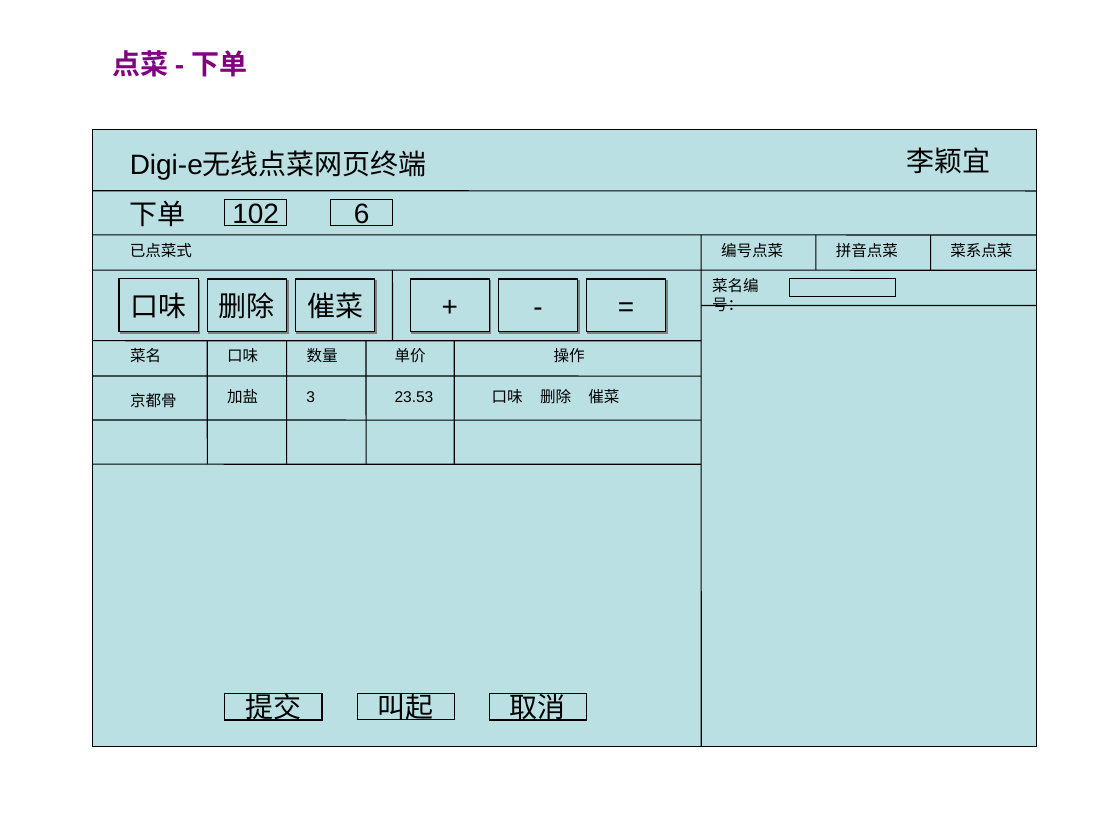
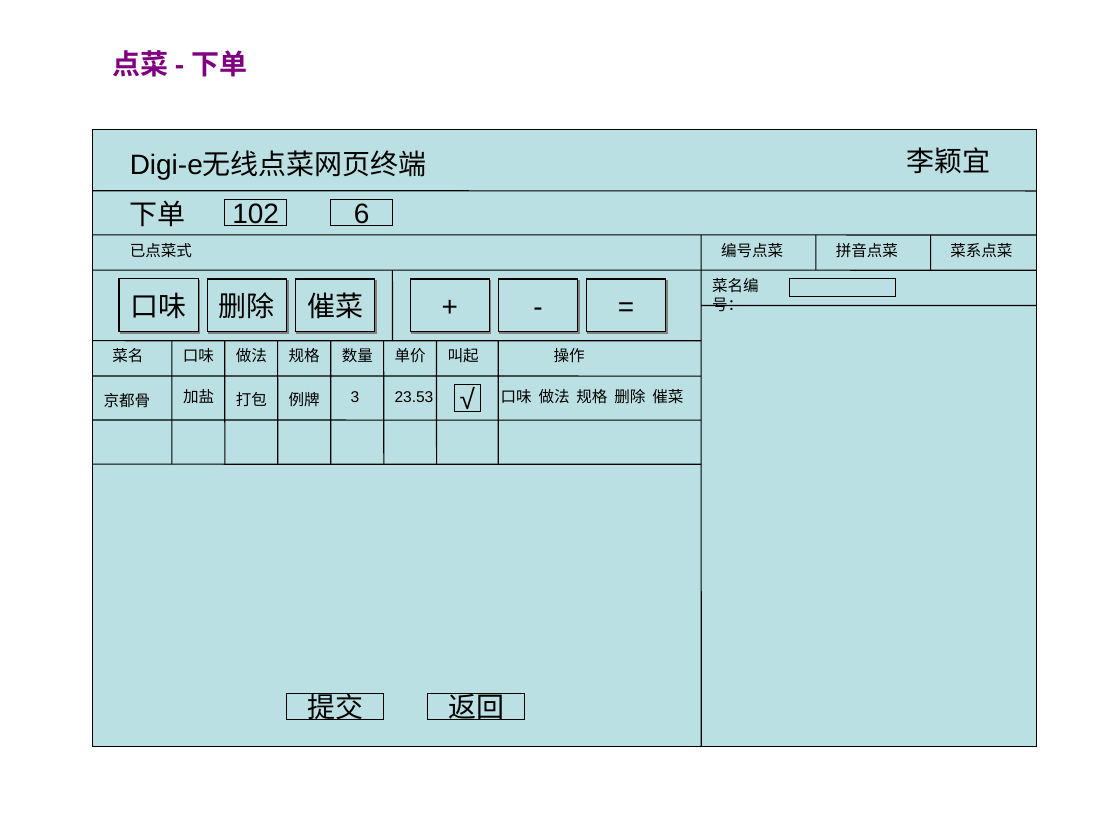
Before and after one commit to runt18/wireless-order-solution, a slide deck: slide 4 of doc/Digi-e网页终端需求.ppt. Drawn at 1120x840 pixels with LibreOffice and Linux fonts; fonts in the diff are those of the drawing. Boxes give left, top, right and bottom in pixels: in the first picture for what was removed or moved away, otherwise in the second. Text is boxed around its words. In the diff, an @@ line names an element or a change of style, - is before the commit and + after.

```diff
--- a/doc/Digi-e网页终端需求.ppt
+++ b/doc/Digi-e网页终端需求.ppt
@@ text "菜名": place and size @@
-text "菜名" at bbox=[130, 348, 161, 363]
+text "菜名" at bbox=[112, 348, 143, 363]
@@ text "口味": place and size @@
-text "口味" at bbox=[227, 348, 258, 363]
+text "口味" at bbox=[183, 348, 214, 363]
@@ line moved from (207, 340) - (207, 464) to (171, 340) - (171, 464) @@
@@ line added from (225, 340) to (225, 464), #000000 0.74 pt @@
@@ text added at bbox=[236, 348, 267, 363], 10 pt, text #000000 @@
+做法
@@ line added from (278, 340) to (278, 464), #000000 0.74 pt @@
@@ text added at bbox=[289, 348, 320, 363], 10 pt, text #000000 @@
+规格
@@ text "数量": place and size @@
-text "数量" at bbox=[307, 348, 338, 362]
+text "数量" at bbox=[342, 348, 373, 362]
@@ line moved from (287, 340) - (287, 464) to (330, 340) - (330, 464) @@
@@ line moved from (366, 340) - (366, 464) to (384, 340) - (384, 464) @@
@@ text "叫起": place and size @@
-text "叫起" at bbox=[357, 693, 455, 720]
+text "叫起" at bbox=[448, 348, 479, 363]
@@ text "叫起" at bbox=[448, 348, 479, 363]: size 18 to 10 pt; alignment centre to left; vertical alignment middle to top; fill #BBE0E3 to none; outline #000000 0.74 pt to none @@
@@ line added from (437, 340) to (437, 464), #000000 0.74 pt @@
@@ line moved from (455, 340) - (455, 464) to (498, 340) - (498, 464) @@
@@ text "京都骨": place and size @@
-text "京都骨" at bbox=[130, 393, 177, 408]
+text "京都骨" at bbox=[104, 393, 151, 408]
@@ text "加盐": place and size @@
-text "加盐" at bbox=[227, 389, 258, 403]
+text "加盐" at bbox=[183, 389, 214, 403]
@@ text "3": place and size @@
-text "3" at bbox=[306, 391, 315, 402]
+text "3" at bbox=[351, 391, 360, 402]
@@ rectangle added at bbox=[455, 385, 482, 412], fill #BBE0E3, outline #000000 0.74 pt, 18 pt, text #000000 @@
+√
@@ text at bbox=[501, 389, 683, 404]: text changed @@
-口味 删除 催菜
+口味 做法 规格 删除 催菜
@@ text added at bbox=[236, 392, 267, 406], 10 pt, text #000000 @@
+打包
@@ text added at bbox=[289, 392, 320, 406], 10 pt, text #000000 @@
+例牌
@@ rectangle "提交": place and size @@
-rectangle "提交" at bbox=[225, 693, 323, 720]
+rectangle "提交" at bbox=[287, 693, 384, 720]
@@ rectangle "返回": place and size @@
-rectangle "返回" at bbox=[489, 693, 587, 720]
+rectangle "返回" at bbox=[428, 693, 524, 720]
@@ text in rectangle at bbox=[448, 693, 504, 720]: text changed @@
-取消
+返回
```
Also in this commit, not shown: 1 slide added, 3 other files.
